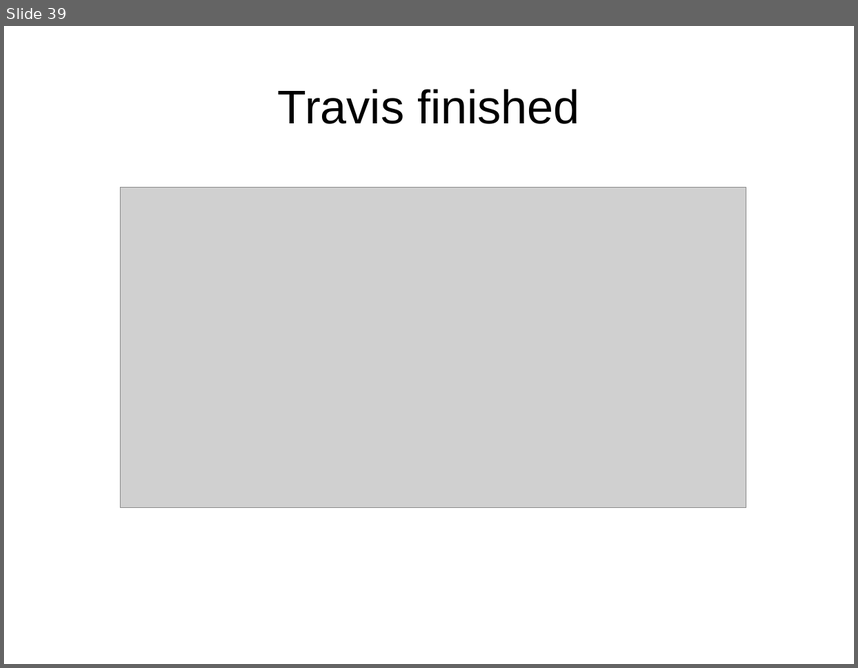
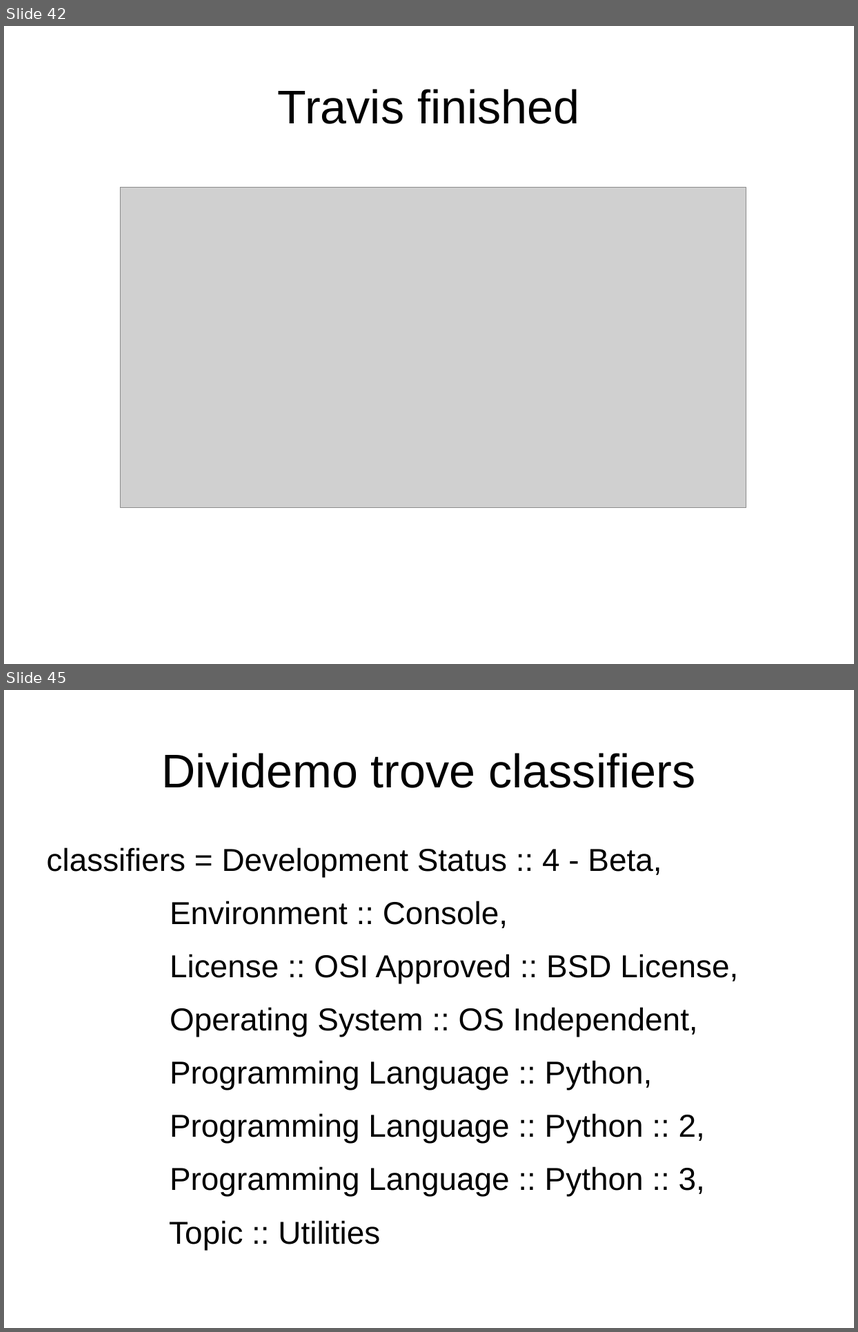
Before and after one commit to roskakori/talks, a slide deck: pygraz/opensourceprojects/Open source projects with Python.odp. Shown one above the other, each under a label of ours: slide 39 before the commit, slides 42 and 45 after it; the slides between them are not shown. The pictures are 858x668 and 858x1332 pixels, drawn with LibreOffice and Linux fonts; fonts in the diff are those of the drawing; grey boxes stand for pictures. Boxes give left, top, right and bottom in pixels: in the first picture for what was removed or moved away, otherwise in the second. Text is boxed around its words. In the diff, an @@ line names an element or a change of style, - is before the commit and + after.

```diff
--- a/pygraz/opensourceprojects/Open source projects with Python.odp
+++ b/pygraz/opensourceprojects/Open source projects with Python.odp
@@ slide 45 added at <box>4,690,854,1328</box>, background #FFFFFF @@
@@ title added at <box>161,753,696,788</box>, 44 pt, text #000000 @@
+Dividemo trove classifiers
@@ text added at <box>47,847,738,1196</box>, 29.6 pt, text #000000 @@
+classifiers = Development Status :: 4 - Beta,
+Environment :: Console,
+License :: OSI Approved :: BSD License,
+Operating System :: OS Independent,
+Programming Language :: Python,
+Programming Language :: Python :: 2,
+Programming Language :: Python :: 3,
+Topic :: Utilities
@@ what was slide 39 is now slide 42 @@
```
Also in this commit, not shown: 1 slide changed, 16 other slides added.
